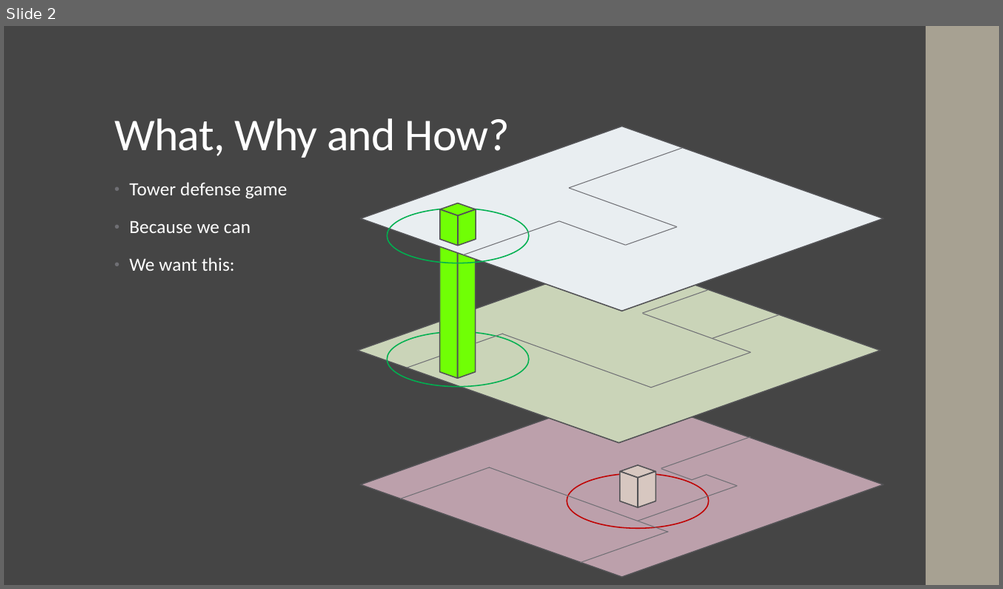
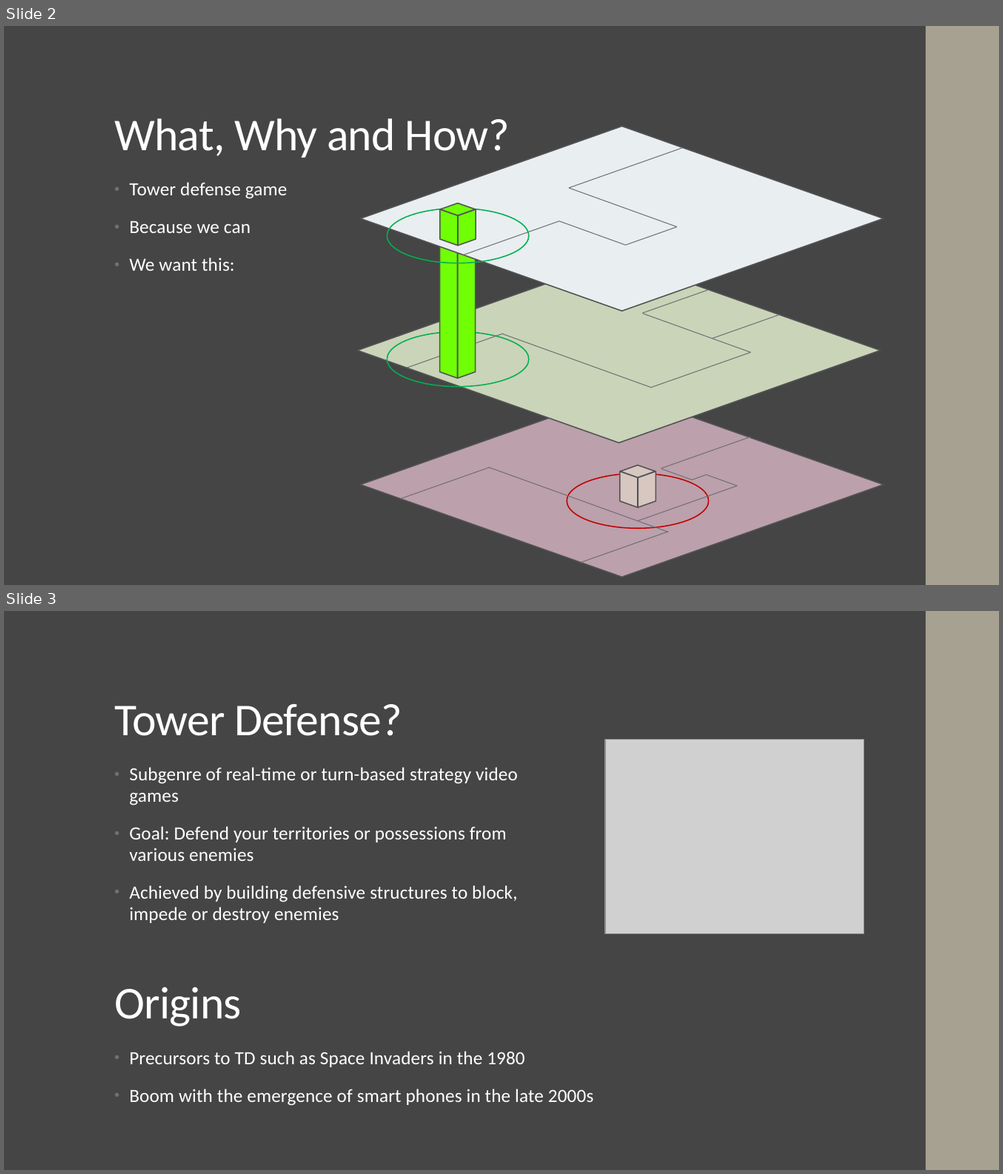
Before and after one commit to raember/Tower-Hopscotch, a slide deck: doc/Presentation.pptx. Shown one above the other, each under a label of ours: slide 2 before the commit, slides 2 and 3 after it. The pictures are 1003x589 and 1003x1174 pixels, drawn with LibreOffice and Linux fonts; fonts in the diff are those of the drawing; grey boxes stand for pictures. Boxes give left, top, right and bottom in pixels: in the first picture for what was removed or moved away, otherwise in the second. Text is boxed around its words. In the diff, an @@ line names an element or a change of style, - is before the commit and + after.

Commit message:
added slide to explain TD to presentation

```diff
--- a/doc/Presentation.pptx
+++ b/doc/Presentation.pptx
@@ slide 3 added at (x1=4, y1=611, x2=999, y2=1170), background #454545; not listed: 1 template element that a slide beside it also shows @@
@@ title added at (x1=114, y1=704, x2=402, y2=736), 44 pt, text #FFFFFF @@
+Tower Defense?
@@ picture added at (x1=606, y1=739, x2=865, y2=934) @@
@@ text added at (x1=129, y1=767, x2=518, y2=923), 18 pt, text #FFFFFF @@
+• Subgenre of real-time or turn-based strategy video
+  games
+• Goal: Defend your territories or possessions from
+  various enemies
+• Achieved by building defensive structures to block,
+  impede or destroy enemies
@@ text added at (x1=114, y1=987, x2=242, y2=1027), 44 pt, text #FFFFFF @@
+Origins
@@ text added at (x1=129, y1=1051, x2=593, y2=1106), 18 pt, text #FFFFFF @@
+• Precursors to TD such as Space Invaders in the 1980
+• Boom with the emergence of smart phones in the late 2000s
```
